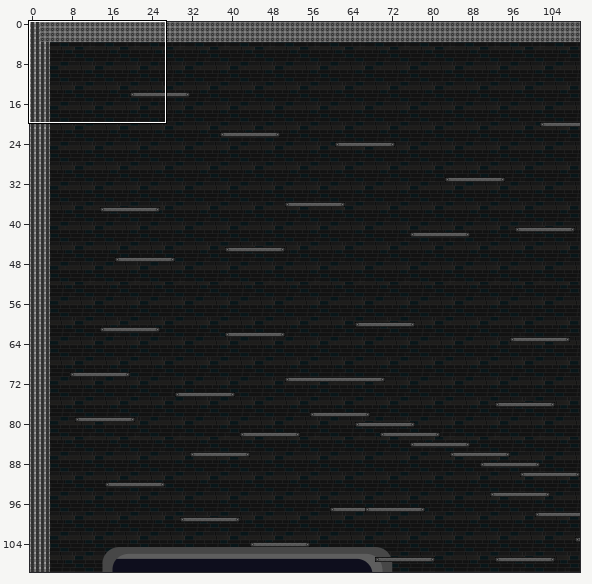
Level history. Tiled map: levels/arena.tmx. The picture above shows the old version from afar; the outline marks the close-up.
Close-up. Old version:
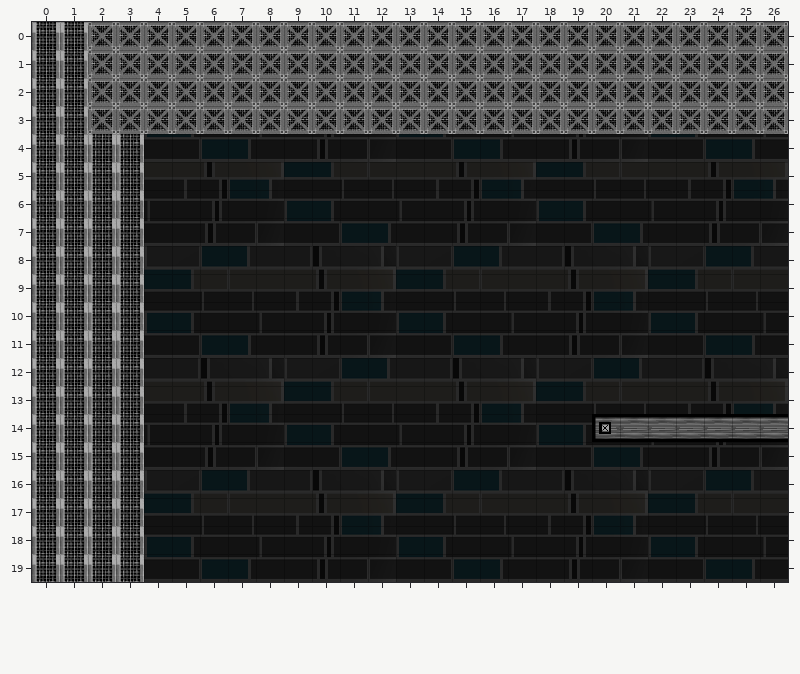
Cells are 32x32 px. Shown: x 0..26, y 0..19. The commit also changed other parts of the map, which this record leaves out. The commit also replaced the tileset; all pictures use the new one.
After the commit:
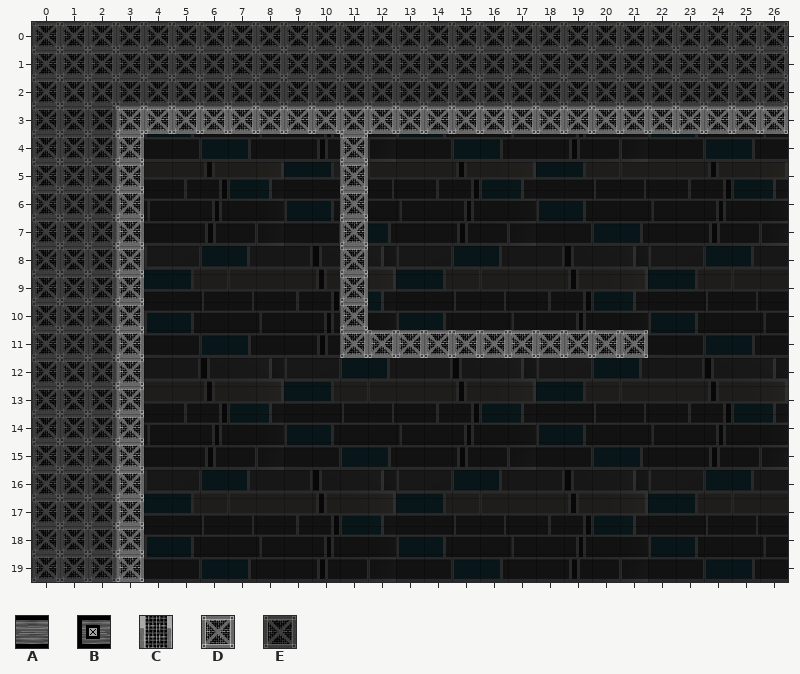
Key: from "tileset-1": A 4, B 10, C 82, D 83, E 84.
_ is an empty cell.
The exact change:
Layer "Main":
y 0..2: x 0..26 CCDDDDDDDDDDDDDDDDDDDDDDDDD -> EEEEEEEEEEEEEEEEEEEEEEEEEEE
y 3: x 0..2 CCD -> EEE
y 4..10: x 0..3 CCCC -> EEED; x 11 _ -> D
y 11: x 0..3 CCCC -> EEED; x 11..21 ___________ -> DDDDDDDDDDD
y 12..13: x 0..3 CCCC -> EEED
y 14: x 0..3 CCCC -> EEED; x 20..26 BAAAAAA -> _______
y 15..19: x 0..3 CCCC -> EEED
Boxes around the changes in both close-ups, in picture pixels (x1, y1, x2, y2):
changed: (32, 22, 788, 582)
